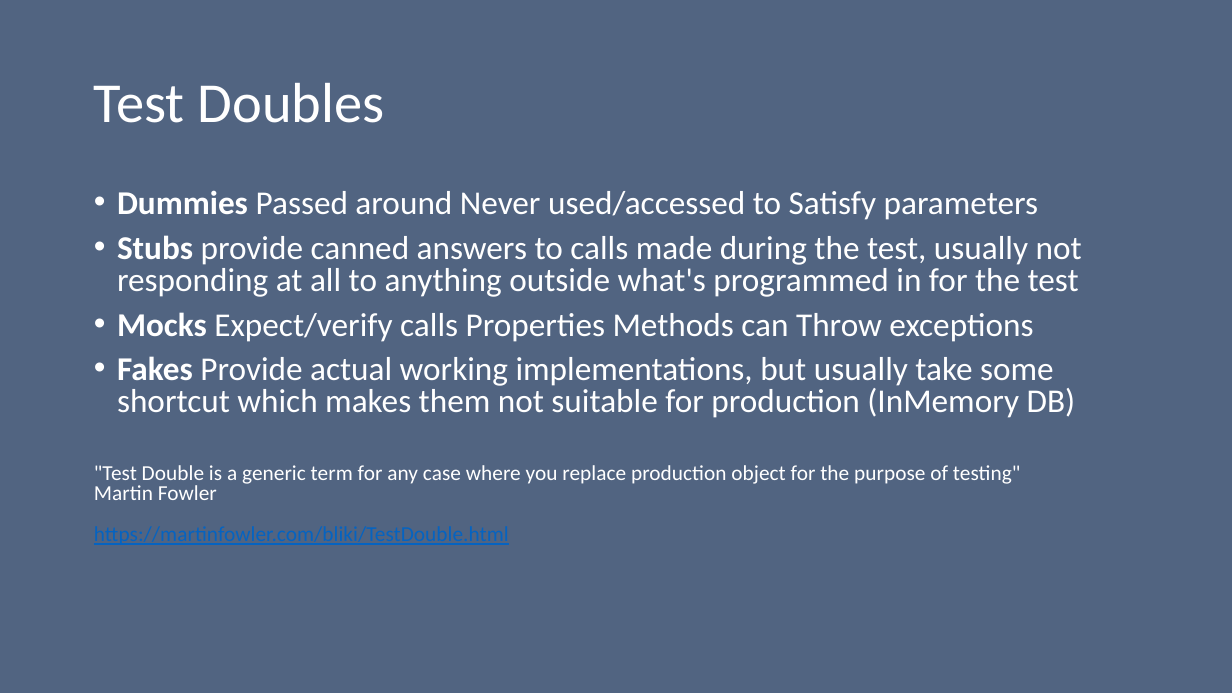
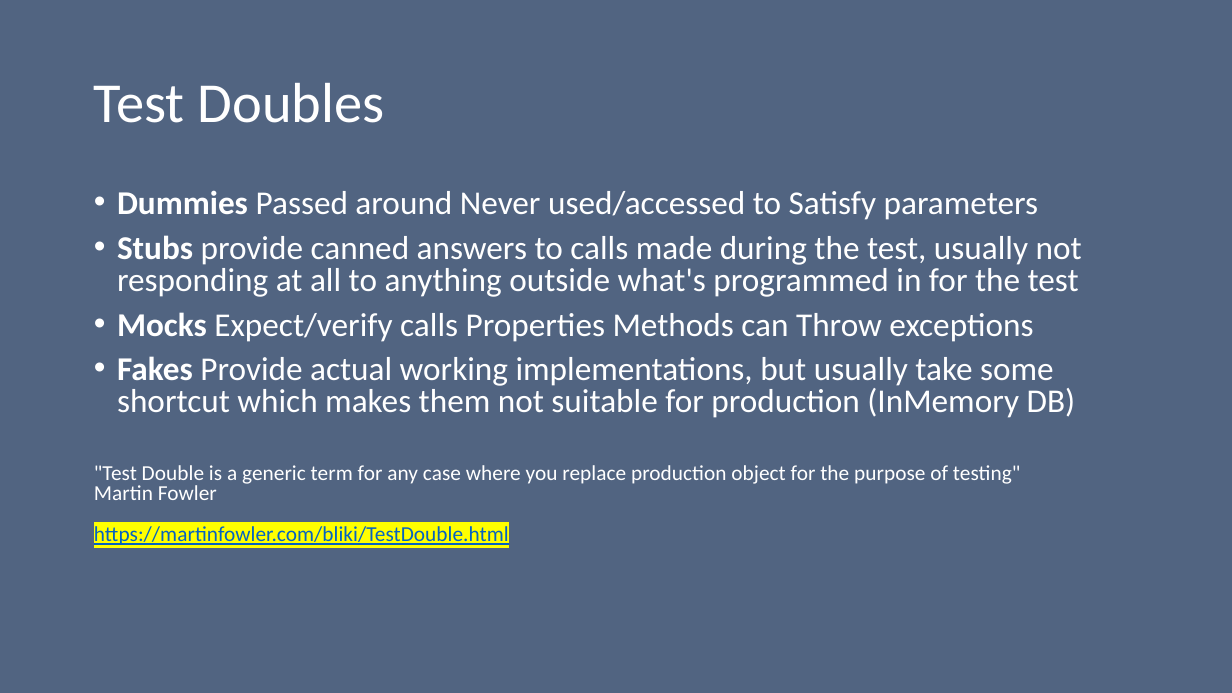
Before and after one commit to Onemanwolf/Refactoring_static_class, a slide deck: slide 6 of slides/UnitTesting.pptx. Drawn at 1232x693 pixels with LibreOffice and Linux fonts; fonts in the diff are those of the drawing. Boxes give left, top, right and bottom in pixels: in the first picture for what was removed or moved away, otherwise in the second. Text is boxed around its words. In the diff, an @@ line names an element or a change of style, - is before the commit and + after.

```diff
--- a/slides/UnitTesting.pptx
+++ b/slides/UnitTesting.pptx
@@ text at box(94, 526, 509, 545): highlight none to #FFFF00 in "https://martinfowler.com/bliki/TestDouble.html" @@
```
Also in this commit, not shown: 8 other slides changed, 14 other files.
